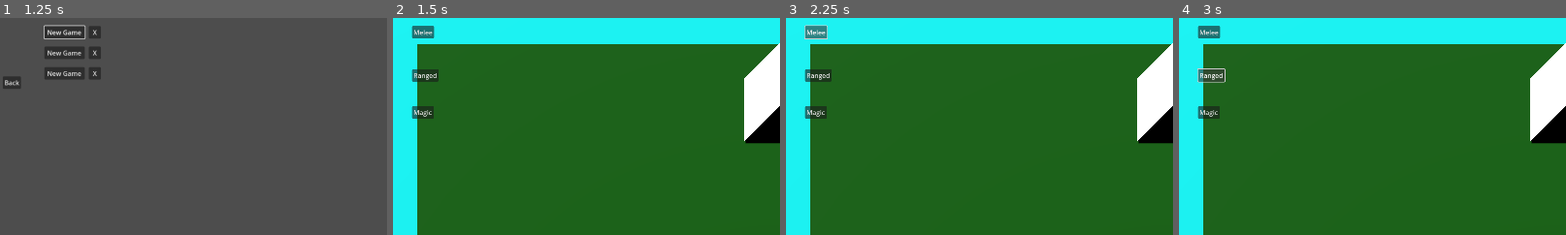
Above: before the commit, frames 1-4 (left to right).
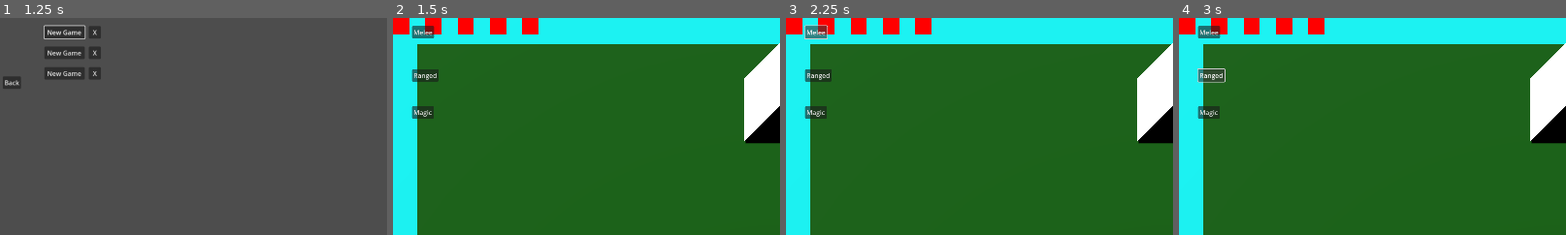
Above: after the commit, the same moments.

Repository: lucasfo/roulette-adventure-3d
Game: Godot game, scene res://extra_scenes/menu/menu.tscn
Same seed, same stepped clock (60 frames per second), same inputs: the game is played once before the commit and once after it.
Inputs:
- Up to frame 1 (1.25 s): click "Play Game" at 0.5 s
- Up to frame 2 (1.5 s): click "New Game" at 1.25 s
- Up to frame 3 (2.25 s): click "Melee" at 2 s
- Up to frame 4 (3 s): click "Ranged" at 2.75 s
The pictures show only the part of the screen within x 0-50%, y 0-50%; the shares and areas given below are measured in that part.

Frame 1 is identical in both runs. In frame 2, 1.6% of the frame differs, in the area x 0-38%, y 0-8%; in frame 3, 1.6%; in frame 4, 1.6%.

Commit message:
Add health bar
Signed-off-by: Lucas Fernandes de Oliveira <lfoliveira@inf.ufpr.br>

Diff:
--- a/game/autoload/player_al/player_al.gd
+++ b/game/autoload/player_al/player_al.gd
@@ -1,12 +1,12 @@
 extends Node
 
-signal update
+signal hp_changed
 
-var hp: int = 3
+var hp: int = 5
 
-func change_hp(new_hp: int):
+func set_hp(new_hp: int):
 	self.hp = new_hp
-	self.update.emit()
+	self.hp_changed.emit()
 
 func save(save_file: SaveFile) -> void:
 	save_file.hp = self.hp
--- a/game/main/gui/gui.tscn
+++ b/game/main/gui/gui.tscn
@@ -1,7 +1,8 @@
-[gd_scene load_steps=3 format=3 uid="uid://uq1pxvocg85p"]
+[gd_scene load_steps=4 format=3 uid="uid://uq1pxvocg85p"]
 
 [ext_resource type="Script" uid="uid://bk2wy7y6m5jy4" path="res://main/gui/gui.gd" id="1_dlwpw"]
 [ext_resource type="PackedScene" uid="uid://c6c7107qfbr40" path="res://main/gui/dungeon_gui/dungeon_gui.tscn" id="2_dth5c"]
+[ext_resource type="PackedScene" uid="uid://84nnhjrmxgw4" path="res://main/gui/health_bar/health_bar.tscn" id="2_jyimb"]
 
 [node name="GUI" type="Control"]
 layout_mode = 3
@@ -12,5 +13,8 @@
 grow_vertical = 2
 script = ExtResource("1_dlwpw")
 
+[node name="HealthBar" parent="." instance=ExtResource("2_jyimb")]
+layout_mode = 1
+
 [node name="DungeonGUI" parent="." instance=ExtResource("2_dth5c")]
 layout_mode = 1
--- /dev/null
+++ b/game/main/gui/health_bar/health_bar.gd
@@ -0,0 +1,13 @@
+extends Control
+
+@onready var hearts: Control = $Hearts
+
+func _ready() -> void:
+	PlayerAL.hp_changed.connect(self._on_player_hp_changed)
+	self._on_player_hp_changed()
+
+func _on_player_hp_changed() -> void:
+	var i: int = 0
+	for heart in self.hearts.get_children():
+		heart.visible = (i < PlayerAL.hp)
+		i += 1
--- /dev/null
+++ b/game/main/gui/health_bar/health_bar.tscn
@@ -0,0 +1,51 @@
+[gd_scene load_steps=2 format=3 uid="uid://84nnhjrmxgw4"]
+
+[ext_resource type="Script" uid="uid://p4svyf4vyy5c" path="res://main/gui/health_bar/health_bar.gd" id="1_ugibo"]
+
+[node name="HealthBar" type="Control"]
+layout_mode = 3
+anchors_preset = 15
+anchor_right = 1.0
+anchor_bottom = 1.0
+grow_horizontal = 2
+grow_vertical = 2
+script = ExtResource("1_ugibo")
+
+[node name="Hearts" type="Control" parent="."]
+anchors_preset = 0
+offset_right = 40.0
+offset_bottom = 40.0
+
+[node name="Heart0" type="ColorRect" parent="Hearts"]
+layout_mode = 0
+offset_right = 40.0
+offset_bottom = 40.0
+color = Color(1, 0, 0, 1)
+
+[node name="Heart1" type="ColorRect" parent="Hearts"]
+layout_mode = 0
+offset_left = 80.0
+offset_right = 120.0
+offset_bottom = 40.0
+color = Color(1, 0, 0, 1)
+
+[node name="Heart2" type="ColorRect" parent="Hearts"]
+layout_mode = 0
+offset_left = 160.0
+offset_right = 200.0
+offset_bottom = 40.0
+color = Color(1, 0, 0, 1)
+
+[node name="Heart3" type="ColorRect" parent="Hearts"]
+layout_mode = 0
+offset_left = 240.0
+offset_right = 280.0
+offset_bottom = 40.0
+color = Color(1, 0, 0, 1)
+
+[node name="Heart4" type="ColorRect" parent="Hearts"]
+layout_mode = 0
+offset_left = 320.0
+offset_right = 360.0
+offset_bottom = 40.0
+color = Color(1, 0, 0, 1)
--- a/game/main/world/dungeon/dungeon.gd
+++ b/game/main/world/dungeon/dungeon.gd
@@ -10,7 +10,7 @@
 	DungeonAL.attr_entered.connect(run_turn)
 	DungeonAL.roullete_spin_finished.connect(self._on_roullete_spin_finished)
 	if !factory.start_encounter():
-		self.get_tree().change_scene_to_file("res://extra_scenes/menu/menu.tscn")
+		self.end_dungeon()
 		return
 
 	self.encounter = factory.current_encounter()
@@ -51,4 +51,12 @@
 		if self.factory.defeat_encounter():
 			self.encounter = factory.current_encounter()
 		else:
-			self.get_tree().change_scene_to_file("res://extra_scenes/menu/menu.tscn")
+			self.end_dungeon()
+			return
+	else:
+		PlayerAL.set_hp(PlayerAL.hp -1)
+		if PlayerAL.hp < 1:
+			self.end_dungeon()
+
+func end_dungeon() -> void:
+	self.get_tree().change_scene_to_file("res://extra_scenes/menu/menu.tscn")
--- a/game/types/save_file.gd
+++ b/game/types/save_file.gd
@@ -9,7 +9,7 @@
 @export var path: String = ""
 
 @export_group("Player Stats")
-@export var hp: int = 3
+@export var hp: int = PlayerAL.hp
 
 func save() -> void:
 	PlayerAL.save(self)
Not shown, added: game/main/gui/health_bar/health_bar.gd.uid
